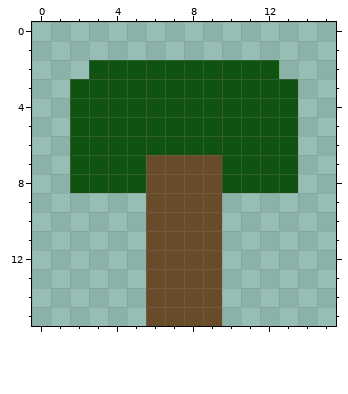
File history of a pixel-art sprite, textures/blocks/sapling_roofed_oak.png. The picture above was drawn from the file before the commit.
The file is 16x16 pixels.
And afterwards:
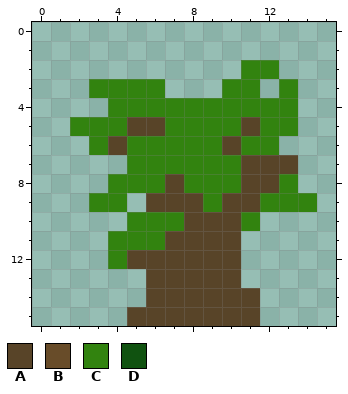
Palette (. is transparent): A #584428  B #684c29  C #32830f  D #105210
The edit:
Changed rows in their new state; - is an unchanged pixel.
first column x 2:
 2 -........CC--
 3 .CCCC...CC.C-
 4 ..CCCCCCCCCC-
 5 CCCAACCCCACC-
 6 .CACCCCCACC.-
 7 ...CCCCCCAAA-
 8 ..CCCACCCAAC-
 9 -CC-AAACAACCC
10 ---CCCAAAC---
11 --CCCAAAA----
12 --CAAAAAA----
13 ----AAAAA----
14 ----AAAAAA---
15 ---AAAAAAA---
Where, in picture pixels (left, top, right, bottom), the same in both pictures:
changed: (70, 60, 317, 326)
